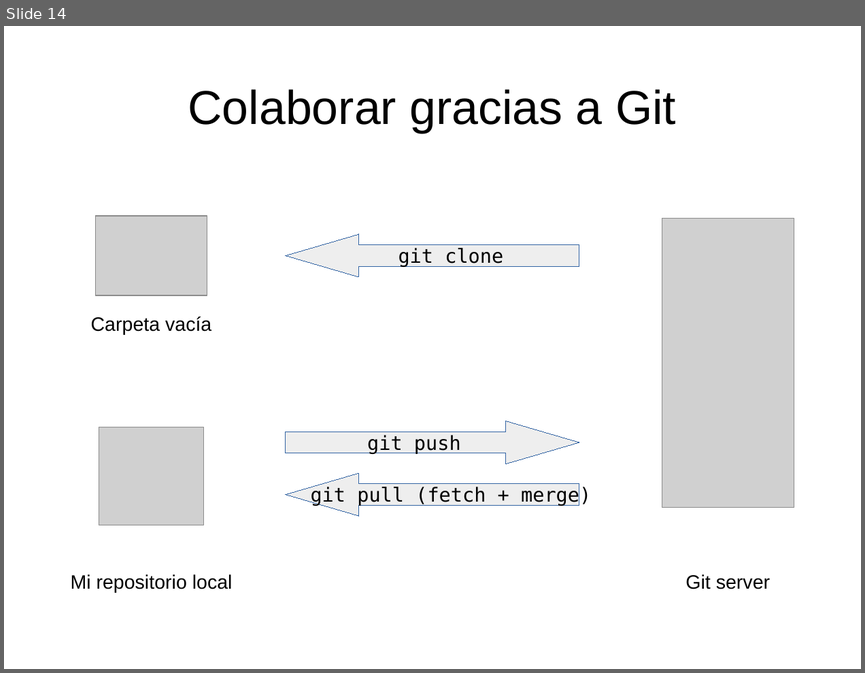
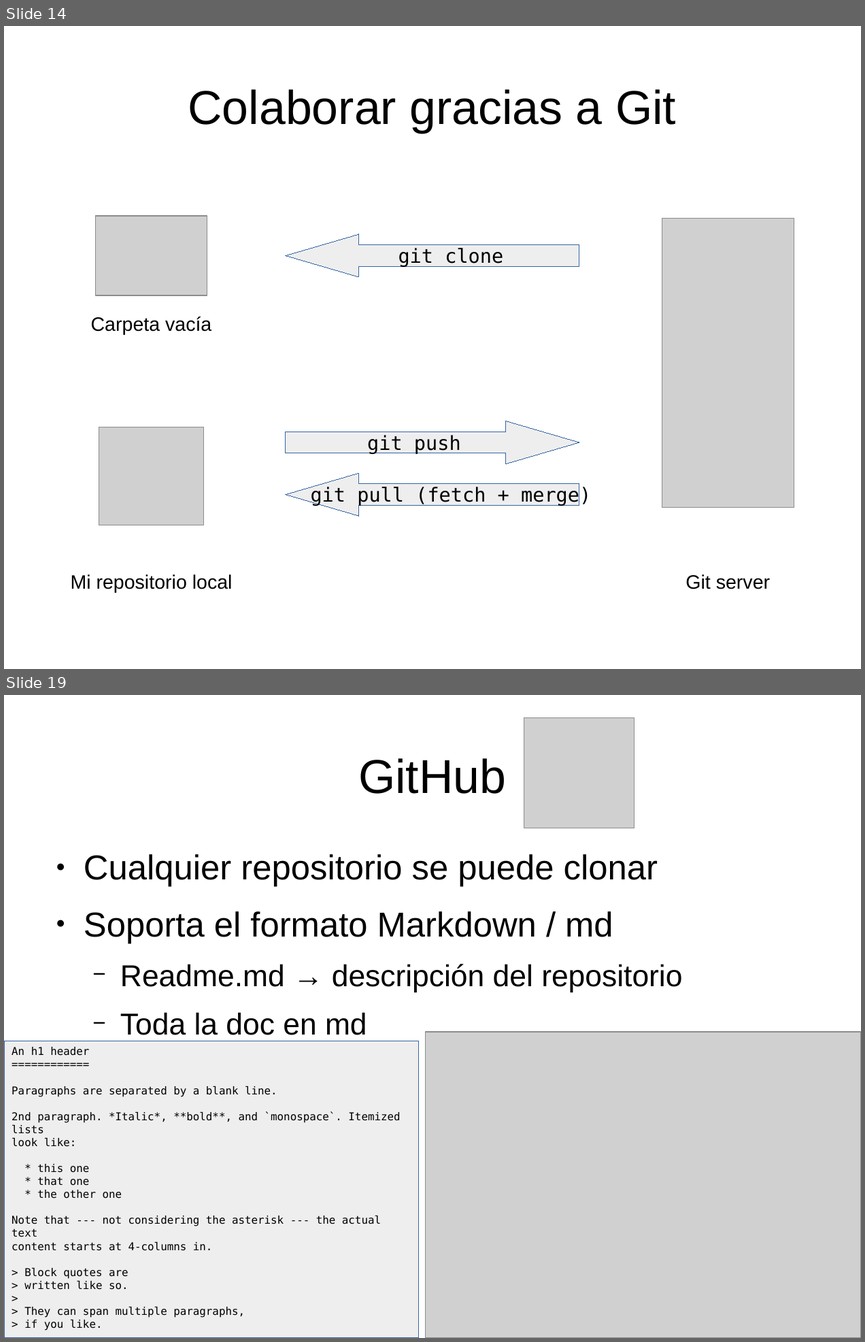
Before and after one commit to franperr/introduccion-git-github, a slide deck: Diapositivas.odp. Shown one above the other, each under a label of ours: slide 14 before the commit, slides 14 and 19 after it; the slides between them are not shown. The pictures are 865x673 and 865x1342 pixels, drawn with LibreOffice and Linux fonts; fonts in the diff are those of the drawing; grey boxes stand for pictures. Boxes give left, top, right and bottom in pixels: in the first picture for what was removed or moved away, otherwise in the second. Text is boxed around its words. In the diff, an @@ line names an element or a change of style, - is before the commit and + after.

```diff
--- a/Diapositivas.odp
+++ b/Diapositivas.odp
@@ slide 19 added at <box>4,695,861,1338</box>, background #FFFFFF @@
@@ picture added at <box>524,717,634,828</box> @@
@@ title added at <box>358,758,506,794</box>, 44 pt, text #000000 @@
+GitHub
@@ text added at <box>84,854,682,1035</box>, 32 pt, text #000000 @@
+● Cualquier repositorio se puede clonar
+● Soporta el formato Markdown / md
+  − Readme.md → descripción del repositorio
+  − Toda la doc en md
@@ rectangle added at <box>4,1041,418,1338</box>, fill #EEEEEE, outline #3465A4 0 pt, 10 pt, text #000000 @@
+An h1 header
+============
+Paragraphs are separated by a blank line.
+2nd paragraph. *Italic*, **bold**, and `monospace`. Itemized lists
+look like:
+* this one
+* that one
+* the other one
+Note that --- not considering the asterisk --- the actual text
+content starts at 4-columns in.
+> Block quotes are
+> written like so.
+>
+> They can span multiple paragraphs,
+> if you like.
@@ picture added at <box>426,1032,861,1338</box> @@
```
Also in this commit, not shown: 1 slide changed, 4 other slides added, 1 other file.
